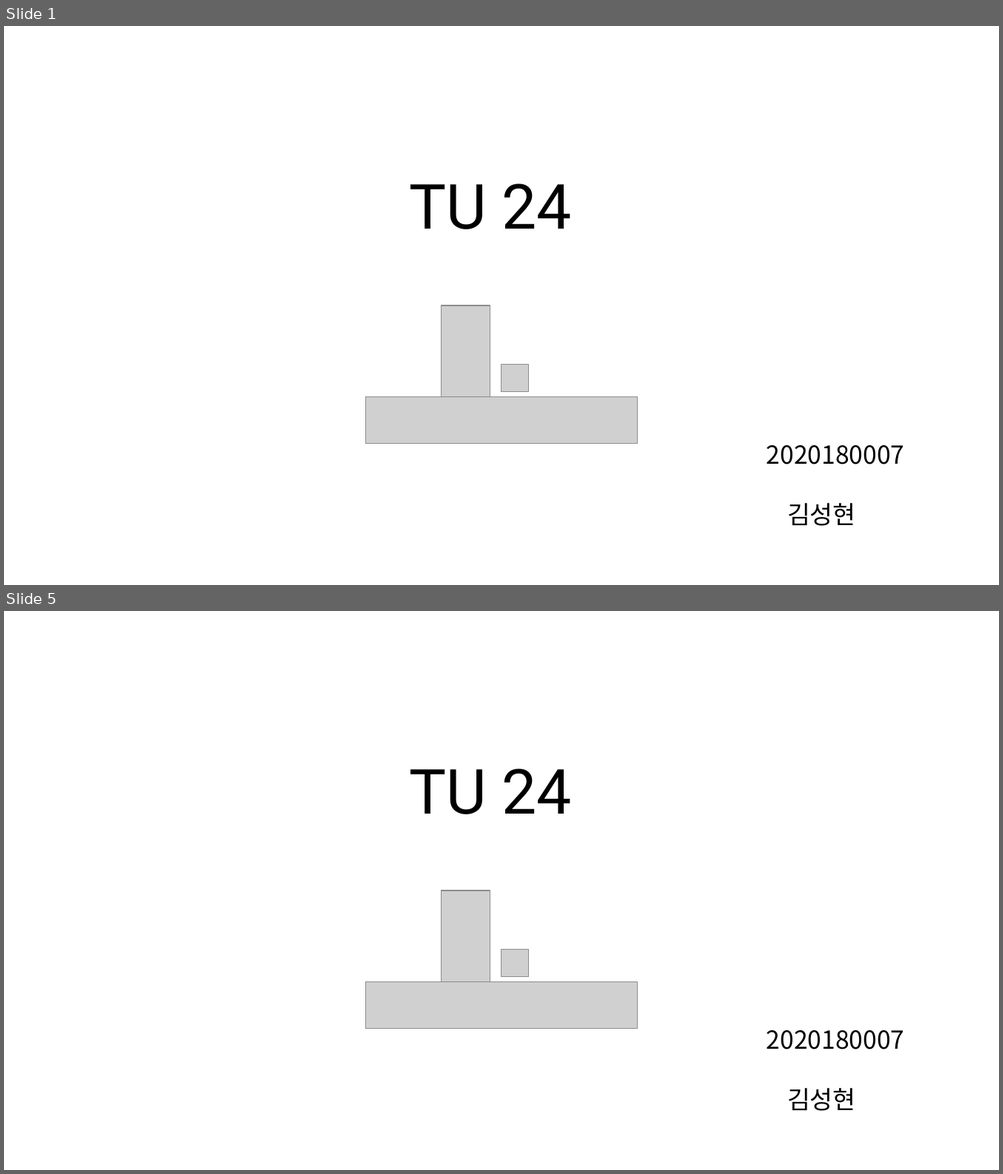
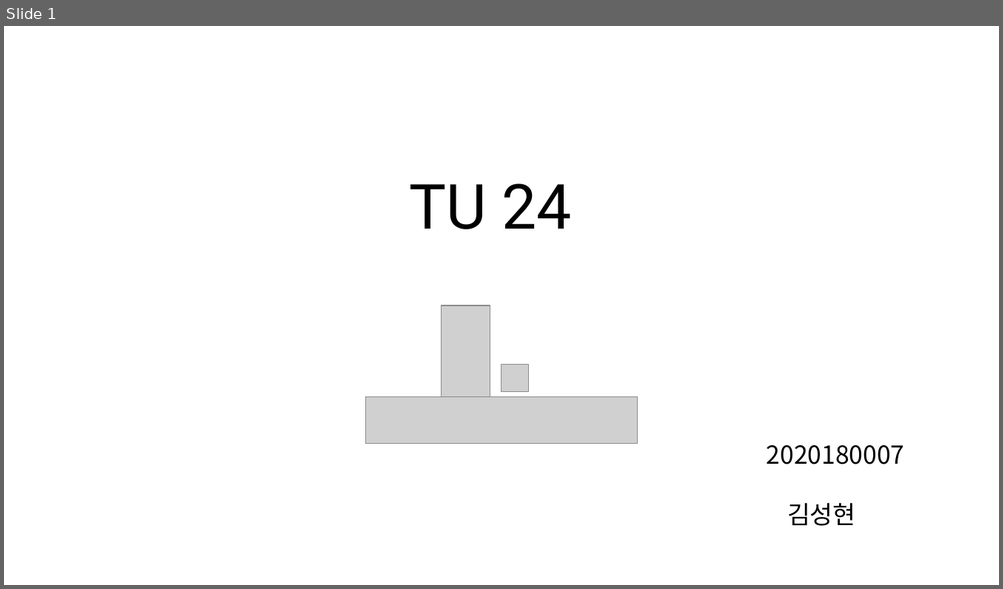
Before and after one commit to ssnghyxn-k/2DGP_PROJECT, a slide deck: 2DGP_PROJECT.pptx. Shown one above the other, each under a label of ours: slides 1 and 5 before the commit, slide 1 after it; the slides between them are not shown. The pictures are 1003x1174 and 1003x589 pixels, drawn with LibreOffice and Linux fonts; fonts in the diff are those of the drawing; grey boxes stand for pictures; background and template pictures are left out. Boxes give left, top, right and bottom in pixels: in the first picture for what was removed or moved away, otherwise in the second. Text is boxed around its words. In the diff, an @@ line names an element or a change of style, - is before the commit and + after.

```diff
--- a/2DGP_PROJECT.pptx
+++ b/2DGP_PROJECT.pptx
@@ slide 1 removed at [4, 26, 999, 585], background picture (left out) @@
@@ title removed at [409, 184, 571, 230] @@
-TU 24
@@ picture removed at [441, 306, 490, 413] @@
@@ picture removed at [502, 365, 529, 392] @@
@@ picture removed at [366, 397, 637, 444] @@
@@ text removed at [766, 446, 905, 526] @@
-2020180007
-김성현
@@ what was slide 5 is now slide 1 @@
```
Also in this commit, not shown: 1 slide changed, 1 slide added, 4 other slides removed, 4 other files.
